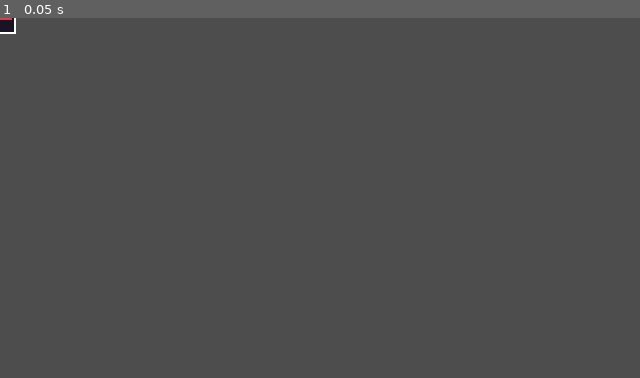
Above: before the commit, frame 1.
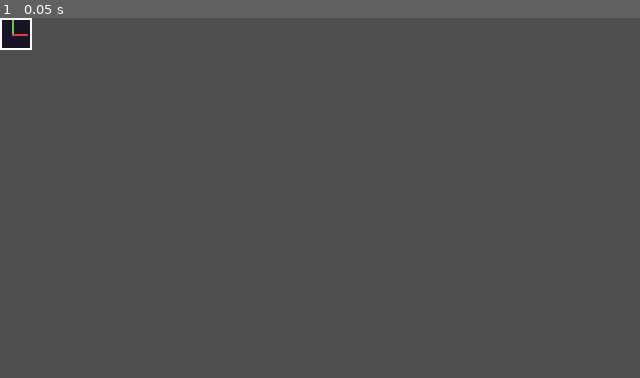
Above: after the commit, the same moment.

Repository: ARKANYOTA/globs
Game: Godot game, scene res://scenes/main.tscn
The game is run twice, just before and just after one commit, with the same random seed, the same clock (stepped at 60 frames per second) and the same inputs.
Inputs:
- Up to frame 1 (0.05 s): no input

The runs differ from the first frame. In frame 1, 0.4% of the frame differs, in the area x 0-5%, y 0-9%.

Commit message:
ScalableBlock top left anchor

Diff:
--- a/project.godot
+++ b/project.godot
@@ -36,4 +36,3 @@
 textures/canvas_textures/default_texture_filter=0
 renderer/rendering_method="gl_compatibility"
 renderer/rendering_method.mobile="gl_compatibility"
-2d/snap/snap_2d_transforms_to_pixel=true
--- a/scenes/scalable_block.tscn
+++ b/scenes/scalable_block.tscn
@@ -10,7 +10,9 @@
 script = ExtResource("1_eflyf")
 
 [node name="Sprite" type="Sprite2D" parent="."]
+position = Vector2(8, 8)
 texture = ExtResource("2_tvf5u")
 
 [node name="CollisionShape" type="CollisionShape2D" parent="."]
+position = Vector2(8, 8)
 shape = SubResource("RectangleShape2D_m1gvo")
--- a/scripts/scalable_block.gd
+++ b/scripts/scalable_block.gd
@@ -1,19 +1,24 @@
 @tool
 extends CharacterBody2D
 
-@export var dimensions: Vector2 = Vector2(16, 16):
+@export var dimensions: Vector2i = Vector2i(16, 16):
 	set(value):
 		dimensions = value
-		var shape = $CollisionShape.shape
+		var collision_shape = $CollisionShape
+		var shape = collision_shape.shape
 		if shape is not RectangleShape2D:
-			print("not a rect")
+			print("$CollisionShape.shape is not a RectangleShape2D")
 			return
 		shape.size = value
 
-		update_sprite_size()
+		var child_pos: Vector2 = position + Vector2(dimensions)/2
+		collision_shape.position = child_pos
+		update_sprite_size(child_pos)
 
-func update_sprite_size():
+func update_sprite_size(pos):
 	var sprite: Sprite2D = $Sprite
+
+	sprite.position = pos
 
 	var sprite_size = sprite.texture.get_size()
 	sprite.scale.x = dimensions.x / sprite_size.x
